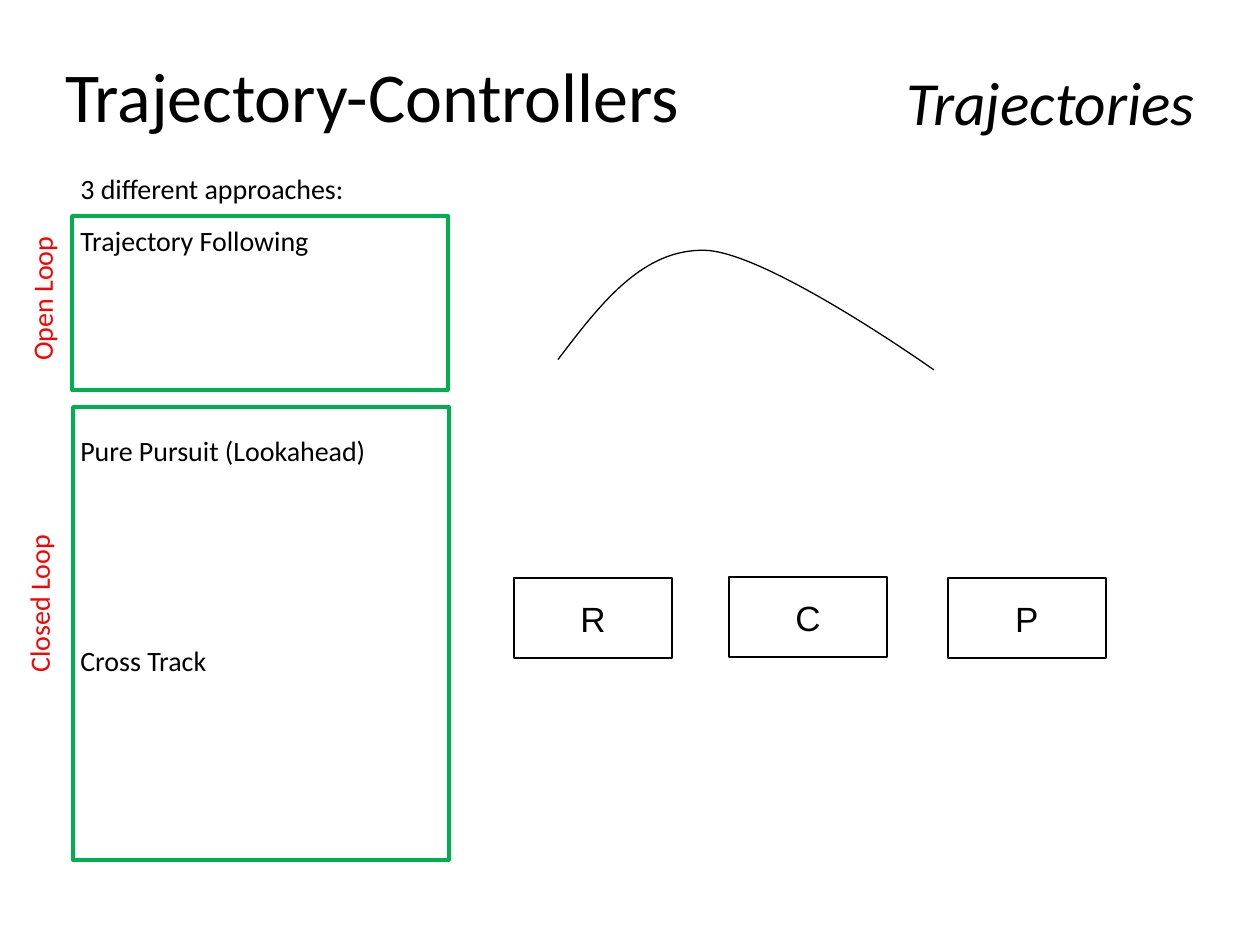
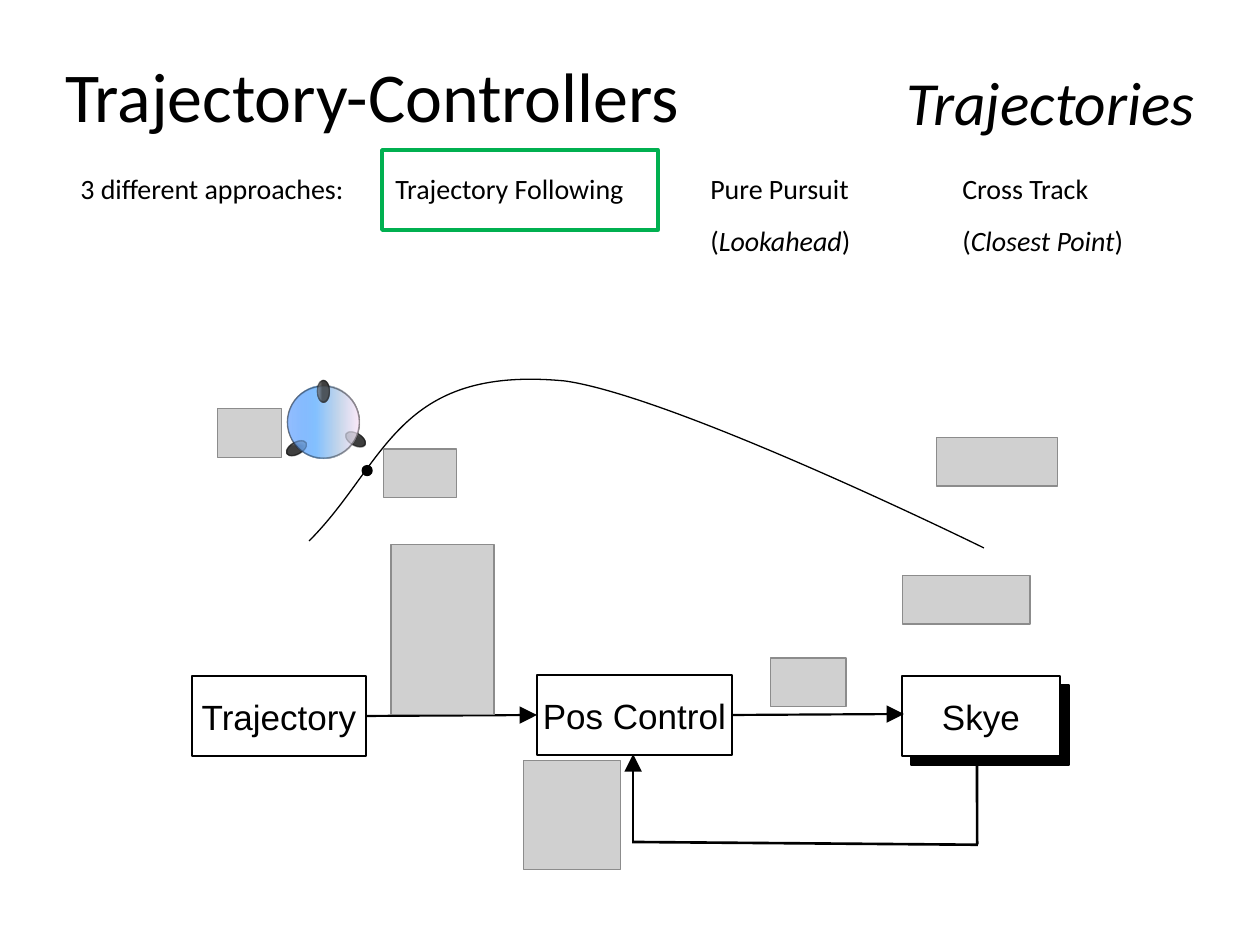
Before and after one commit to skye-HMI/BA-HMI, a slide deck: slide 16 of powerpoint/final_presentation.pptx. Drawn at 1260x945 pixels with LibreOffice and Linux fonts; fonts in the diff are those of the drawing; grey boxes stand for pictures; background and template pictures are left out. Boxes give left, top, right and bottom in pixels: in the first picture for what was removed or moved away, otherwise in the second. Text is boxed around its words. In the diff, an @@ line names an element or a change of style, - is before the commit and + after.

```diff
--- a/powerpoint/final_presentation.pptx
+++ b/powerpoint/final_presentation.pptx
@@ text at <box>80,179,1124,255</box>: text changed @@
-3 different approaches:
-Trajectory Following
-Pure Pursuit (Lookahead)
-Cross Track
+3 different approaches: Trajectory Following Pure Pursuit Cross Track
+(Lookahead) (Closest Point)
@@ rectangle: place and size @@
-rectangle at <box>72,215,447,389</box>
+rectangle at <box>382,150,658,229</box>
@@ text removed at <box>26,242,60,359</box> @@
-Open Loop
@@ freeform shape: place and size @@
-freeform shape at <box>558,248,934,369</box>
+freeform shape at <box>309,365,984,548</box>
@@ group added at <box>285,381,366,457</box>: 4 ellipses @@
@@ group added at <box>287,381,366,459</box>: 4 ellipses @@
@@ rectangle removed at <box>73,407,449,861</box> @@
@@ picture added at <box>218,408,282,457</box> @@
@@ picture added at <box>384,449,457,496</box> @@
@@ picture added at <box>936,437,1057,486</box> @@
@@ ellipse added at <box>362,466,372,476</box>, fill #000000, outline #000000 0.75 pt @@
@@ text removed at <box>23,540,57,671</box> @@
-Closed Loop
@@ picture added at <box>391,544,494,714</box> @@
@@ rectangle removed at <box>514,578,672,658</box> @@
-R
@@ rectangle removed at <box>730,577,887,656</box> @@
-C
@@ picture added at <box>902,576,1029,624</box> @@
@@ picture added at <box>770,658,845,707</box> @@
@@ rectangle added at <box>192,677,365,756</box>, fill #FFFFFF, outline #000000 0.75 pt, 20 pt, text #000000 @@
+Trajectory
@@ rectangle added at <box>537,675,732,755</box>, fill #FFFFFF, outline #000000 0.75 pt, 20 pt, text #000000 @@
+Pos Control
@@ rectangle "Skye": place and size @@
-rectangle "Skye" at <box>948,578,1105,658</box>
+rectangle "Skye" at <box>902,677,1060,756</box>
@@ rectangle added at <box>911,685,1068,765</box>, fill #000000, outline #000000 0.75 pt, 20 pt, text #000000 @@
+Skye
@@ arrow added from (365, 716) to (537, 714), #000000 1.25 pt @@
@@ arrow added from (733, 714) to (903, 714), #000000 1.25 pt @@
@@ text in rectangle at <box>951,710,1029,738</box>: text changed @@
-P
+Skye
@@ picture added at <box>523,760,620,869</box> @@
@@ arrow added from (633, 840) to (633, 755), #000000 1.25 pt @@
@@ line added from (976, 764) to (978, 844), #000000 1.5 pt @@
@@ line added from (633, 842) to (978, 844), #000000 1.5 pt @@
```
Also in this commit, not shown: 3 other slides changed, 3 slides added, 1 slide removed, 12 other files.
